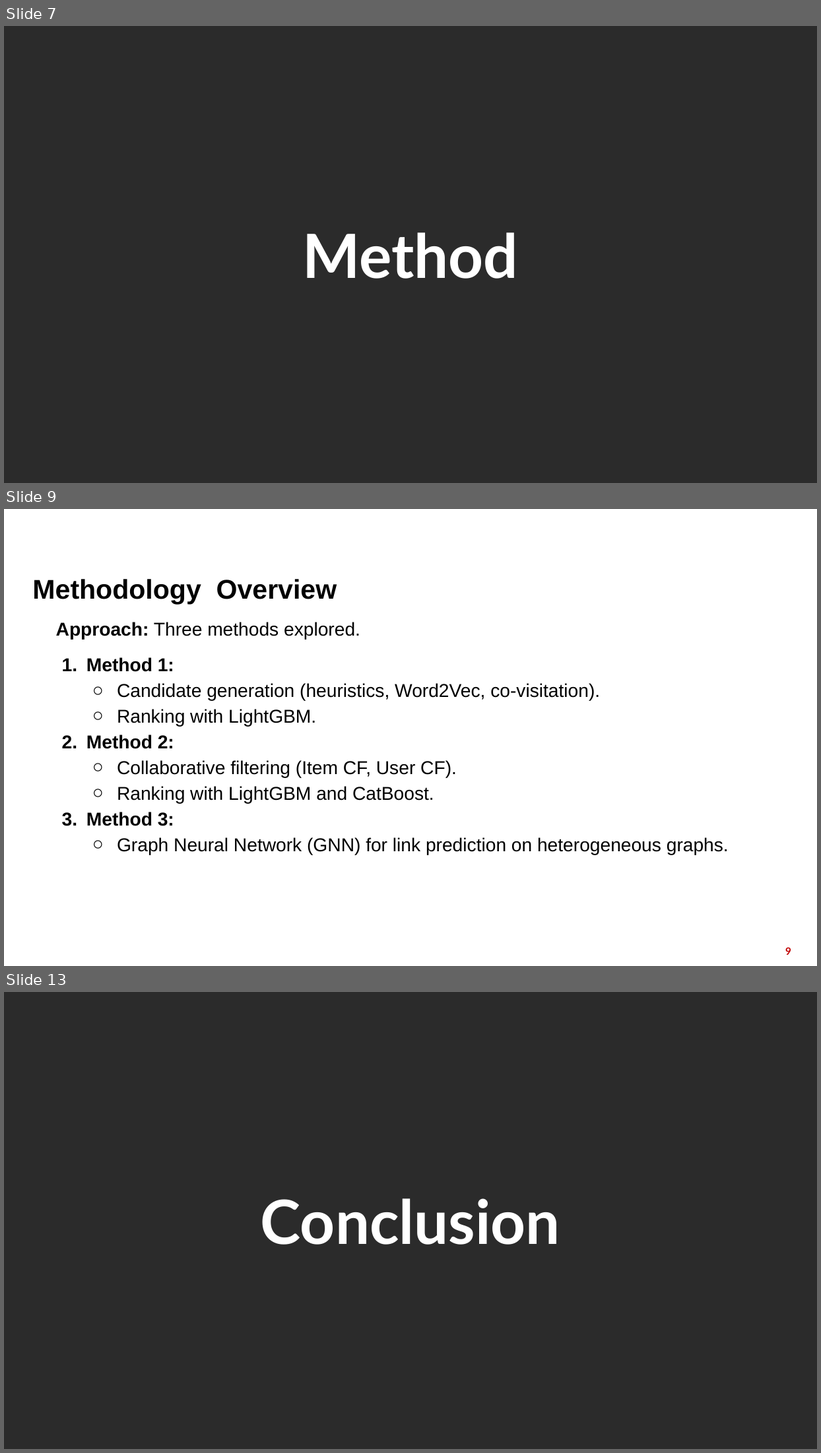
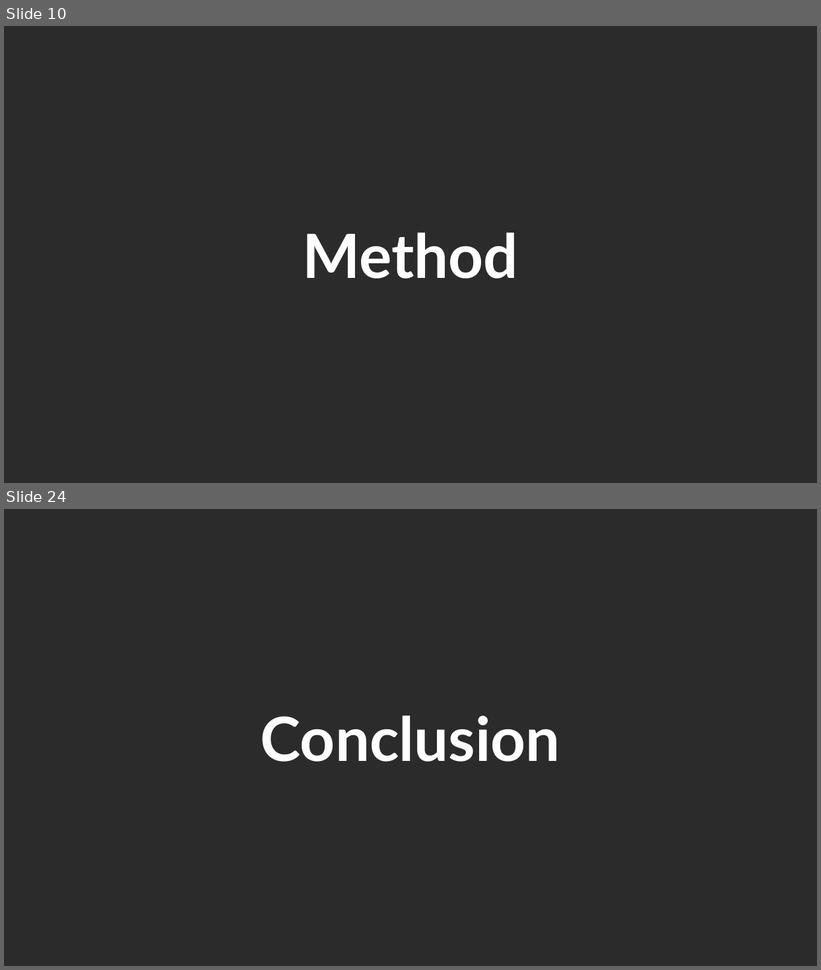
Before and after one commit to DoanNgocCuong/BasicTasksLearning_RecommenderSystem, a slide deck: report_slide/OTTO_WebMining.pptx. Shown one above the other, each under a label of ours: slides 7, 9 and 13 before the commit, slides 10 and 24 after it; the slides between them are not shown. The pictures are 821x1453 and 821x970 pixels, drawn with LibreOffice and Linux fonts; fonts in the diff are those of the drawing; background and template pictures are left out; a plain dark background stands for a picture behind light text. Boxes give left, top, right and bottom in pixels: in the first picture for what was removed or moved away, otherwise in the second. Text is boxed around its words. In the diff, an @@ line names an element or a change of style, - is before the commit and + after.

```diff
--- a/report_slide/OTTO_WebMining.pptx
+++ b/report_slide/OTTO_WebMining.pptx
@@ slide 9 removed at box(4, 509, 817, 966), background picture (left out) @@
@@ text removed at box(32, 579, 337, 605) @@
-Methodology Overview
@@ text removed at box(56, 622, 729, 855) @@
-Approach: Three methods explored.
-1. Method 1:
-  ○ Candidate generation (heuristics, Word2Vec, co-visitation).
-  ○ Ranking with LightGBM.
-2. Method 2:
-  ○ Collaborative filtering (Item CF, User CF).
-  ○ Ranking with LightGBM and CatBoost.
-3. Method 3:
-  ○ Graph Neural Network (GNN) for link prediction on heterogeneous graphs.
@@ title removed at box(86, 657, 152, 672) @@
-Method
@@ page number removed at box(785, 947, 791, 955) @@
-9
@@ what was slide 7 is now slide 10 @@
@@ what was slide 13 is now slide 24 @@
```
Also in this commit, not shown: 4 slides changed, 17 slides added, 5 other slides removed, 1 other file.
